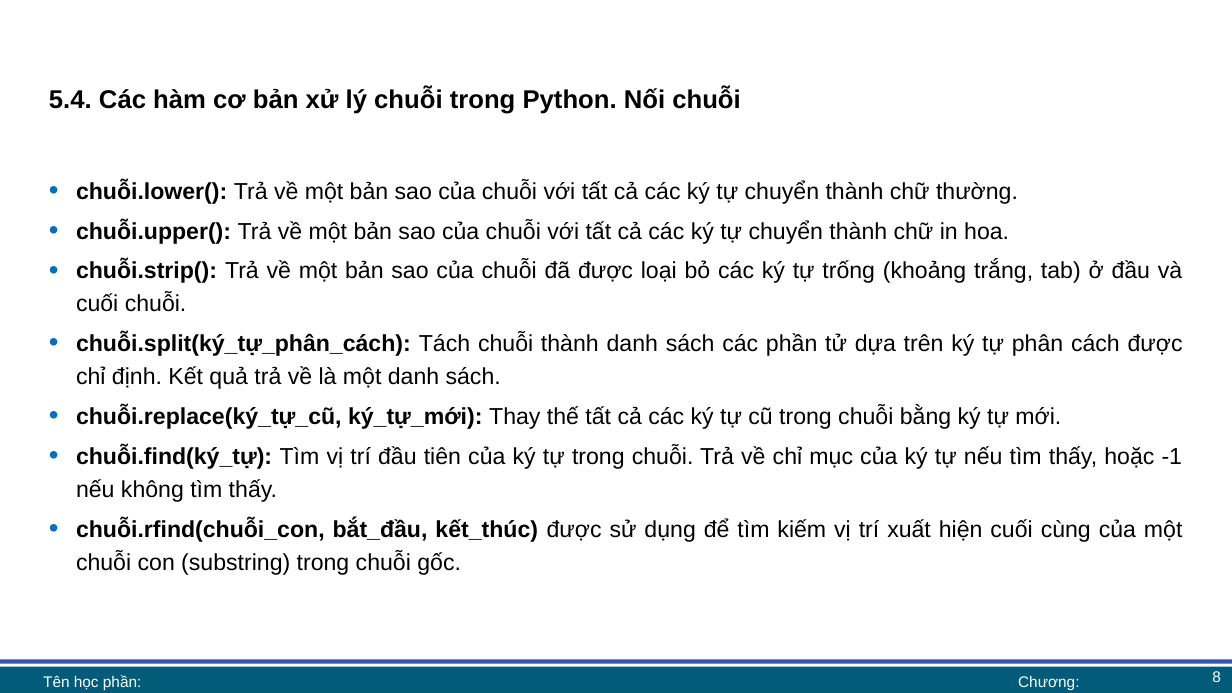
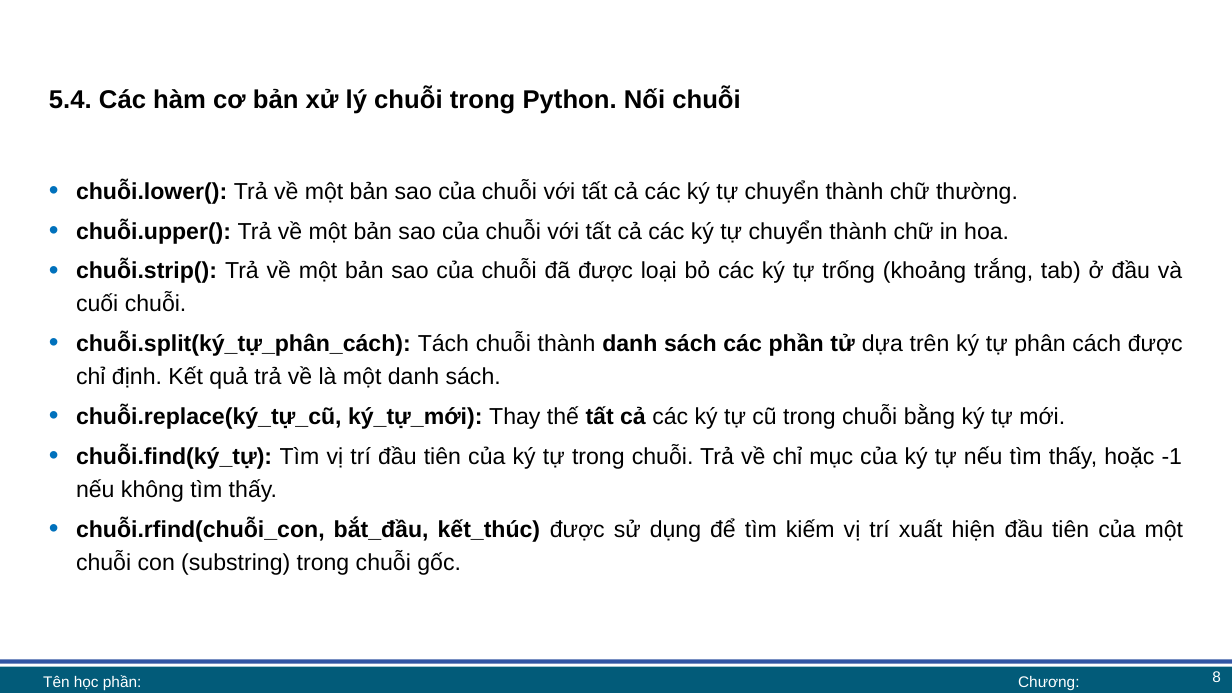
Before and after one commit to lhaaaaa/17A2-Ca-sang, a slide deck: slide 8 of Lab 5/Lab 5 bài giảng.pptx. Drawn at 1232x693 pixels with LibreOffice and Linux fonts; fonts in the diff are those of the drawing; background and template pictures are left out. Boxes give left, top, right and bottom in pixels: in the first picture for what was removed or moved away, otherwise in the second. Text is boxed around its words. In the diff, an @@ line names an element or a change of style, - is before the commit and + after.

```diff
--- a/Lab 5/Lab 5 bài giảng.pptx
+++ b/Lab 5/Lab 5 bài giảng.pptx
@@ text at box(76, 333, 1183, 429): bold on in "danh sách các phần tử", "tất cả" @@
@@ text at box(76, 518, 1183, 575): text changed @@
-• chuỗi.rfind(chuỗi_con, bắt_đầu, kết_thúc) được sử dụng để tìm kiếm vị trí xuất hiện cuối cùng của một chuỗi con (substring) trong chuỗi gốc.
+• chuỗi.rfind(chuỗi_con, bắt_đầu, kết_thúc) được sử dụng để tìm kiếm vị trí xuất hiện đầu tiên của một chuỗi con (substring) trong chuỗi gốc.
```
Also in this commit, not shown: 7 other slides changed, 2 other files.
